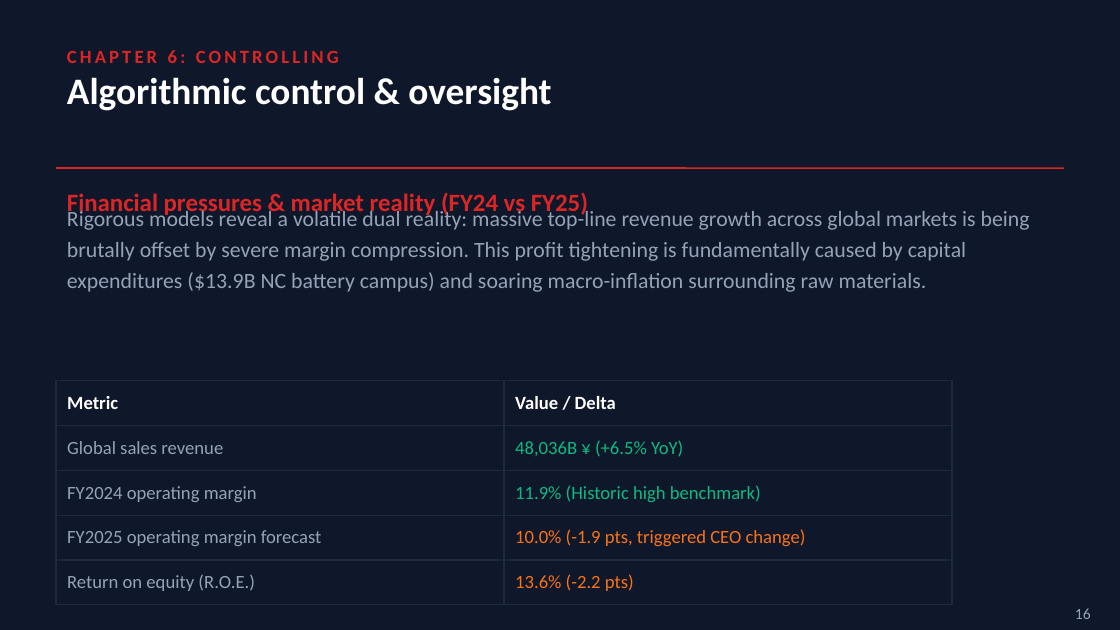
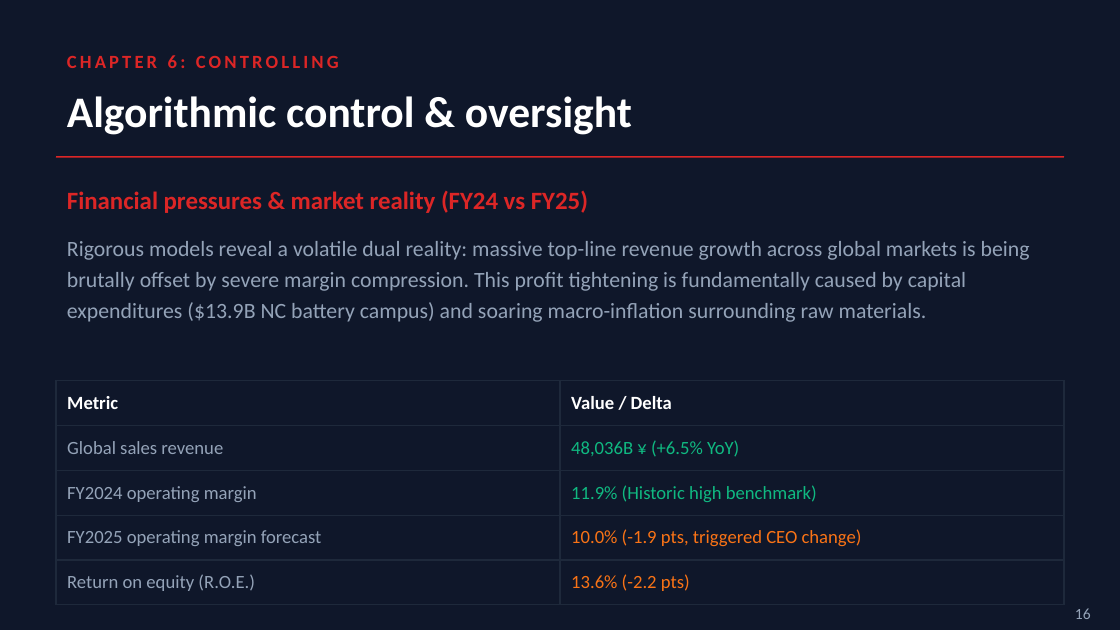
Before and after one commit to paymybills/EOMPresentation, a slide deck: slide 16 of EOM_Presentation.pptx. Drawn at 1120x630 pixels with LibreOffice and Linux fonts; fonts in the diff are those of the drawing. Boxes give left, top, right and bottom in pixels: in the first picture for what was removed or moved away, otherwise in the second. Text is boxed around its words. In the diff, an @@ line names an element or a change of style, - is before the commit and + after.

```diff
--- a/EOM_Presentation.pptx
+++ b/EOM_Presentation.pptx
@@ text "Algorithmic control & oversight": place and size @@
-text "Algorithmic control & oversight" at [67,77,551,111]
+text "Algorithmic control & oversight" at [67,96,632,135]
@@ text "Algorithmic control & oversight" at [67,96,632,135]: size 24 to 28 pt; vertical alignment middle to top @@
@@ vertical alignment middle to top in 3 elements at [67,55,339,68], [67,241,1030,322], [67,191,588,213] @@
@@ line moved from (56, 168) - (1064, 168) to (56, 157) - (1064, 157) @@
@@ text "Rigorous models reveal a volatile ...": place and size @@
-text "Rigorous models reveal a volatile ..." at [67,208,1030,292]
+text "Rigorous models reveal a volatile ..." at [67,241,1030,322]
@@ table: place and size @@
-table at [56,381,952,595]
+table at [56,381,1064,595]
```
Also in this commit, not shown: 16 other slides changed, 1 other file.
